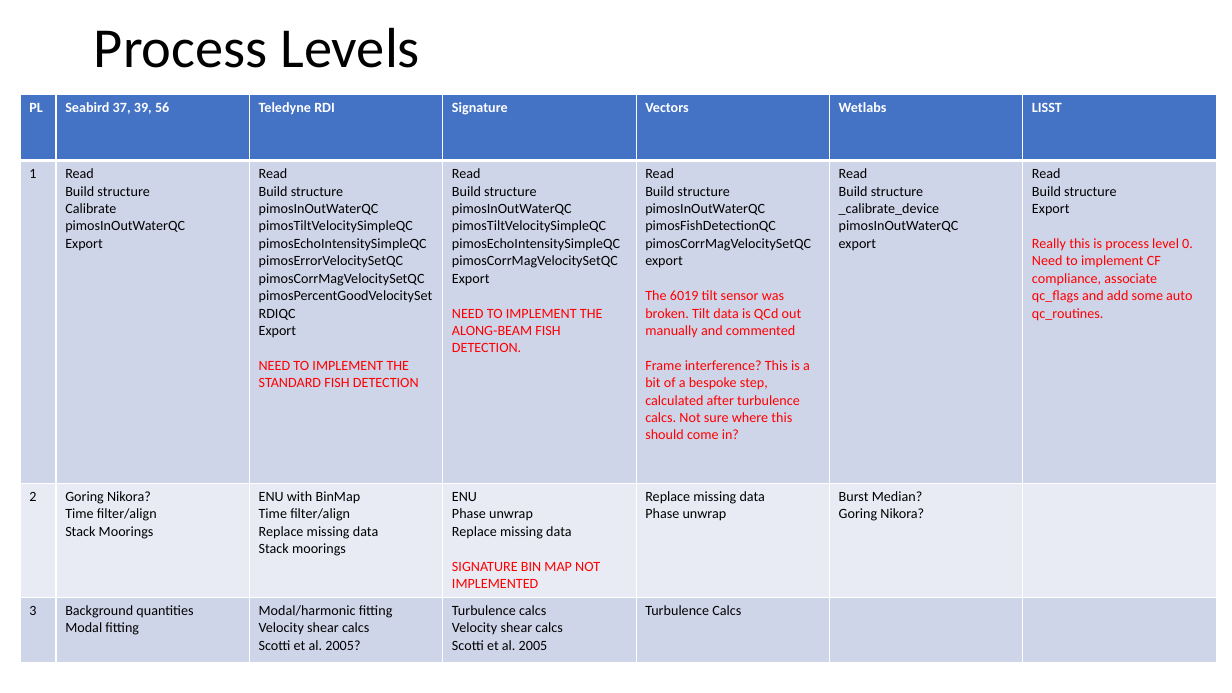
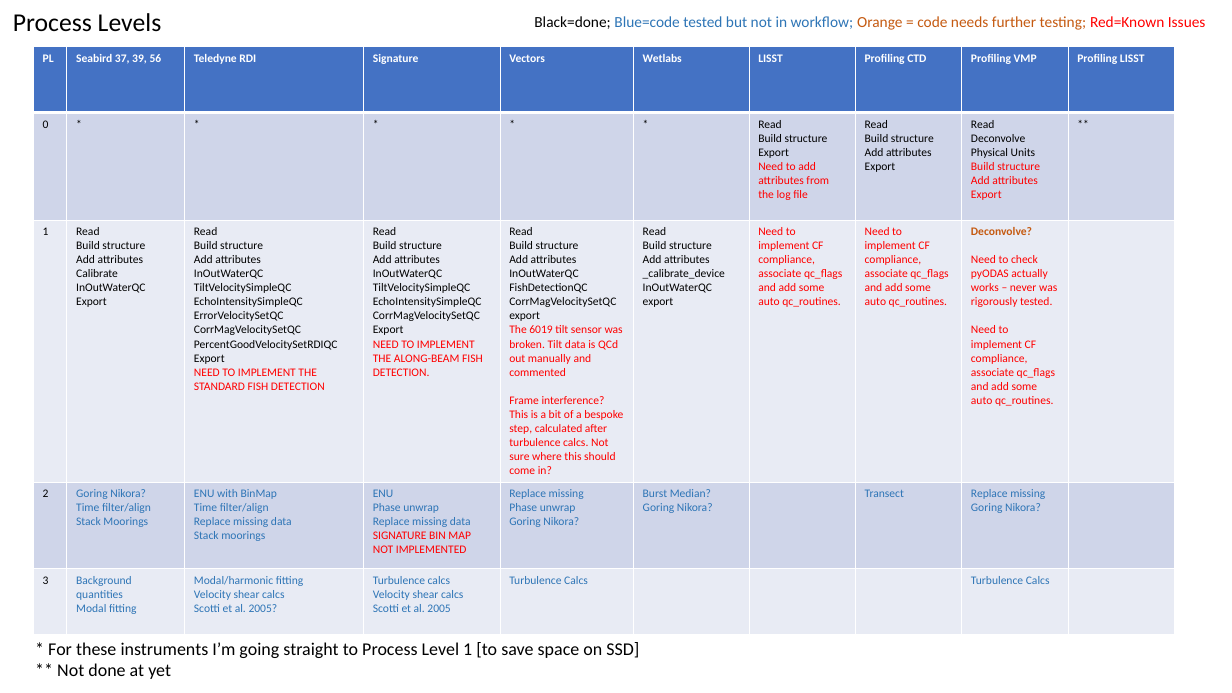
Before and after one commit to iosonobert/pIMOS, a slide deck: slide 6 of experiments/OCean Dynamics Archiving.pptx. Drawn at 1232x693 pixels with LibreOffice and Linux fonts; fonts in the diff are those of the drawing. Boxes give left, top, right and bottom in pixels: in the first picture for what was removed or moved away, otherwise in the second. Text is boxed around its words. In the diff, an @@ line names an element or a change of style, - is before the commit and + after.

Commit message:
pushing a bunch of things it seems I never pushed when I last worked on this in December

```diff
--- a/experiments/OCean Dynamics Archiving.pptx
+++ b/experiments/OCean Dynamics Archiving.pptx
@@ title "Process Levels": place and size @@
-title "Process Levels" at bbox=[94, 27, 420, 68]
+title "Process Levels" at bbox=[13, 13, 162, 32]
@@ title "Process Levels" at bbox=[13, 13, 162, 32]: size 44 to 20 pt @@
@@ text added at bbox=[534, 16, 1206, 30], 12 pt, text #2E75B6 @@
+Black=done; Blue=code tested but not in workflow; Orange = code needs further testing; Red=Known Issues
@@ table at bbox=[33, 47, 1174, 630] @@
-PL | Seabird 37, 39, 56 | Teledyne RDI | Signature | Vectors | Wetlabs | LISST
-1 | Read / Build structure / Calibrate / pimosInOutWaterQC / Export | Read / Build structure / pimosInOutWaterQC / pimosTiltVelocitySimpleQC / pimosEchoIntensitySimpleQC / pimosErrorVelocitySetQC / pimosCorrMagVelocitySetQC / pimosPercentGoodVelocitySetRDIQC / Export / NEED TO IMPLEMENT THE STANDARD FISH DETECTION | Read / Build structure / pimosInOutWaterQC / pimosTiltVelocitySimpleQC / pimosEchoIntensitySimpleQC / pimosCorrMagVelocitySetQC / Export / NEED TO IMPLEMENT THE ALONG-BEAM FISH DETECTION. | Read / Build structure / pimosInOutWaterQC / pimosFishDetectionQC / pimosCorrMagVelocitySetQC / export / The 6019 tilt sensor was broken. Tilt data is QCd out manually and commented / Frame interference? This is a bit of a bespoke step, calculated after turbulence calcs. Not sure where this should come in? | Read / Build structure / _calibrate_device / pimosInOutWaterQC / export | Read / Build structure / Export / Really this is process level 0. Need to implement CF compliance, associate qc_flags and add some auto qc_routines.
-2 | Goring Nikora? / Time filter/align / Stack Moorings | ENU with BinMap / Time filter/align / Replace missing data / Stack moorings | ENU / Phase unwrap / Replace missing data / SIGNATURE BIN MAP NOT IMPLEMENTED | Replace missing data / Phase unwrap | Burst Median? / Goring Nikora? | 
-3 | Background quantities / Modal fitting | Modal/harmonic fitting / Velocity shear calcs / Scotti et al. 2005? | Turbulence calcs / Velocity shear calcs / Scotti et al. 2005 | Turbulence Calcs |  | 
+PL | Seabird 37, 39, 56 | Teledyne RDI | Signature | Vectors | Wetlabs | LISST | Profiling CTD | Profiling VMP | Profiling LISST
+0 | * | * | * | * | * | Read / Build structure / Export / Need to add attributes from the log file | Read / Build structure / Add attributes / Export | Read / Deconvolve / Physical Units / Build structure / Add attributes / Export | **
+1 | Read / Build structure / Add attributes / Calibrate / InOutWaterQC / Export | Read / Build structure / Add attributes / InOutWaterQC / TiltVelocitySimpleQC / EchoIntensitySimpleQC / ErrorVelocitySetQC / CorrMagVelocitySetQC / PercentGoodVelocitySetRDIQC / Export / NEED TO IMPLEMENT THE STANDARD FISH DETECTION | Read / Build structure / Add attributes / InOutWaterQC / TiltVelocitySimpleQC / EchoIntensitySimpleQC / CorrMagVelocitySetQC / Export / NEED TO IMPLEMENT THE ALONG-BEAM FISH DETECTION. | Read / Build structure / Add attributes / InOutWaterQC / FishDetectionQC / CorrMagVelocitySetQC / export / The 6019 tilt sensor was broken. Tilt data is QCd out manually and commented / Frame interference? This is a bit of a bespoke step, calculated after turbulence calcs. Not sure where this should come in? | Read / Build structure / Add attributes / _calibrate_device / InOutWaterQC / export | Need to implement CF compliance, associate qc_flags and add some auto qc_routines. | Need to implement CF compliance, associate qc_flags and add some auto qc_routines. | Deconvolve? / Need to check pyODAS actually works – never was rigorously tested. / Need to implement CF compliance, associate qc_flags and add some auto qc_routines. | 
+2 | Goring Nikora? / Time filter/align / Stack Moorings | ENU with BinMap / Time filter/align / Replace missing data / Stack moorings | ENU / Phase unwrap / Replace missing data / SIGNATURE BIN MAP NOT IMPLEMENTED | Replace missing / Phase unwrap / Goring Nikora? | Burst Median? / Goring Nikora? |  | Transect | Replace missing / Goring Nikora? | 
+3 | Background quantities / Modal fitting | Modal/harmonic fitting / Velocity shear calcs / Scotti et al. 2005? | Turbulence calcs / Velocity shear calcs / Scotti et al. 2005 | Turbulence Calcs |  |  |  | Turbulence Calcs | 
@@ table: place and size @@
-table at bbox=[20, 94, 1215, 654]
+table at bbox=[33, 47, 1174, 630]
@@ text added at bbox=[48, 642, 639, 679], 14 pt, text #000000 @@
+* For these instruments I’m going straight to Process Level 1 [to save space on SSD]
+** Not done at yet
```
Also in this commit, not shown: 41 other files.
